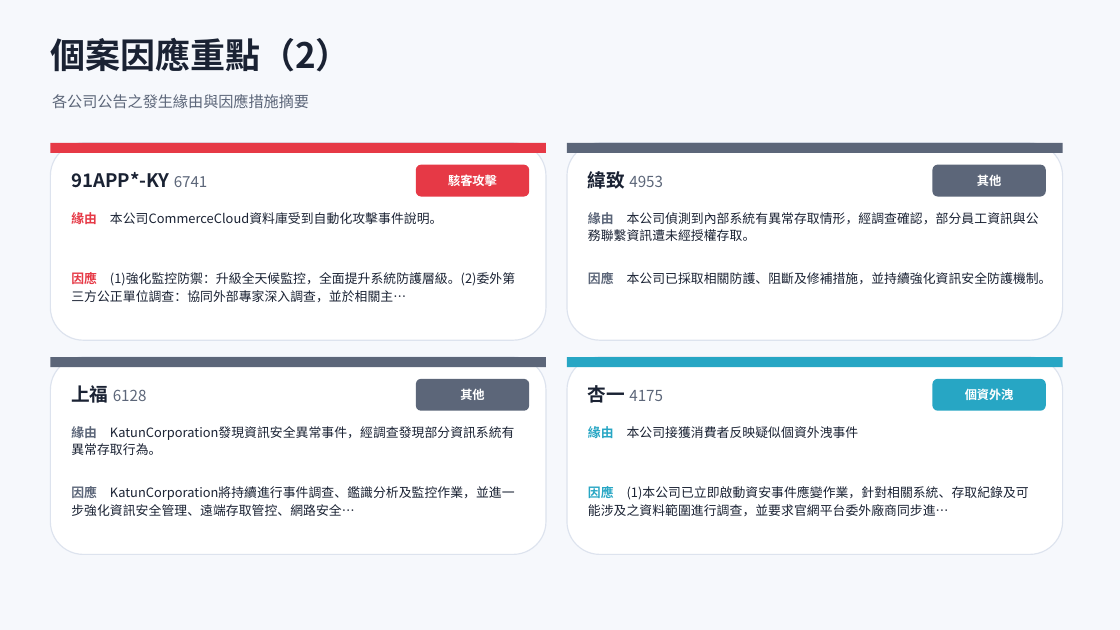
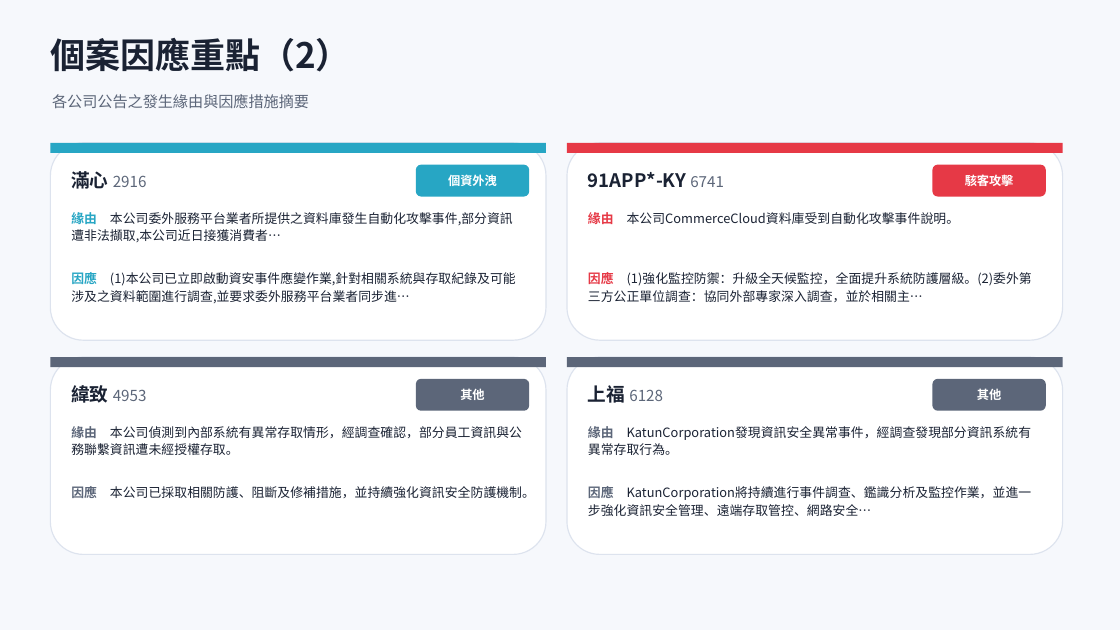
Before and after one commit to Johnnylin77/mops-isec-monitor, a slide deck: slide 7 of 資安事件因應分析.pptx. Drawn at 1120x630 pixels with LibreOffice and Linux fonts; fonts in the diff are those of the drawing. Boxes give left, top, right and bottom in pixels: in the first picture for what was removed or moved away, otherwise in the second. Text is boxed around its words. In the diff, an @@ line names an element or a change of style, - is before the commit and + after.

```diff
--- a/資安事件因應分析.pptx
+++ b/資安事件因應分析.pptx
@@ rectangle at [50, 143, 546, 153]: fill #E63946 to #27A6C4 @@
@@ rectangle at [567, 143, 1063, 153]: fill #5C6679 to #E63946 @@
@@ text at [71, 171, 147, 189]: text changed; size 16 to 13 pt; text colour #1A2233 to #5C6679; bold off @@
-91APP*-KY 6741
+滿心 2916
@@ rounded rectangle at [416, 165, 529, 197]: fill #E63946 to #27A6C4 @@
@@ text at [448, 174, 497, 186]: text changed @@
-駭客攻擊
+個資外洩
@@ text at [588, 172, 724, 188]: text changed; size 13 to 16 pt; text colour #5C6679 to #1A2233; bold on @@
-緯致 4953
+91APP*-KY 6741
@@ rounded rectangle at [933, 165, 1046, 197]: fill #5C6679 to #E63946 @@
@@ text at [965, 175, 1014, 186]: text changed @@
-其他
+駭客攻擊
@@ text at [71, 212, 513, 242]: text changed @@
-緣由 本公司CommerceCloud資料庫受到自動化攻擊事件說明。
+緣由 本公司委外服務平台業者所提供之資料庫發生自動化攻擊事件,部分資訊遭非法擷取,本公司近日接獲消費者…
@@ text at [588, 212, 959, 224]: text changed @@
-緣由 本公司偵測到內部系統有異常存取情形，經調查確認，部分員工資訊與公務聯繫資訊遭未經授權存取。
+緣由 本公司CommerceCloud資料庫受到自動化攻擊事件說明。
@@ text at [71, 270, 516, 303]: text changed @@
-因應 (1)強化監控防禦：升級全天候監控，全面提升系統防護層級。(2)委外第三方公正單位調查：協同外部專家深入調查，並於相關主…
+因應 (1)本公司已立即啟動資安事件應變作業,針對相關系統與存取紀錄及可能涉及之資料範圍進行調查,並要求委外服務平台業者同步進…
@@ text at [588, 272, 1032, 302]: text changed @@
-因應 本公司已採取相關防護、阻斷及修補措施，並持續強化資訊安全防護機制。
+因應 (1)強化監控防禦：升級全天候監控，全面提升系統防護層級。(2)委外第三方公正單位調查：協同外部專家深入調查，並於相關主…
@@ rectangle at [567, 357, 1063, 367]: fill #27A6C4 to #5C6679 @@
@@ text at [71, 385, 147, 403]: text changed @@
-上福 6128
+緯致 4953
@@ text at [588, 385, 663, 403]: text changed @@
-杏一 4175
+上福 6128
@@ rounded rectangle at [933, 379, 1046, 411]: fill #27A6C4 to #5C6679 @@
@@ text at [977, 389, 1001, 400]: text changed @@
-個資外洩
+其他
@@ text at [71, 426, 522, 455]: text changed @@
-緣由 KatunCorporation發現資訊安全異常事件，經調查發現部分資訊系統有異常存取行為。
+緣由 本公司偵測到內部系統有異常存取情形，經調查確認，部分員工資訊與公務聯繫資訊遭未經授權存取。
@@ text at [588, 426, 1032, 455]: text changed @@
-緣由 本公司接獲消費者反映疑似個資外洩事件
+緣由 KatunCorporation發現資訊安全異常事件，經調查發現部分資訊系統有異常存取行為。
@@ text at [71, 486, 535, 498]: text changed @@
-因應 KatunCorporation將持續進行事件調查、鑑識分析及監控作業，並進一步強化資訊安全管理、遠端存取管控、網路安全…
+因應 本公司已採取相關防護、阻斷及修補措施，並持續強化資訊安全防護機制。
@@ text at [588, 486, 1032, 516]: text changed @@
-因應 (1)本公司已立即啟動資安事件應變作業，針對相關系統、存取紀錄及可能涉及之資料範圍進行調查，並要求官網平台委外廠商同步進…
+因應 KatunCorporation將持續進行事件調查、鑑識分析及監控作業，並進一步強化資訊安全管理、遠端存取管控、網路安全…
```
Also in this commit, not shown: 7 other slides changed, 2 other files.
